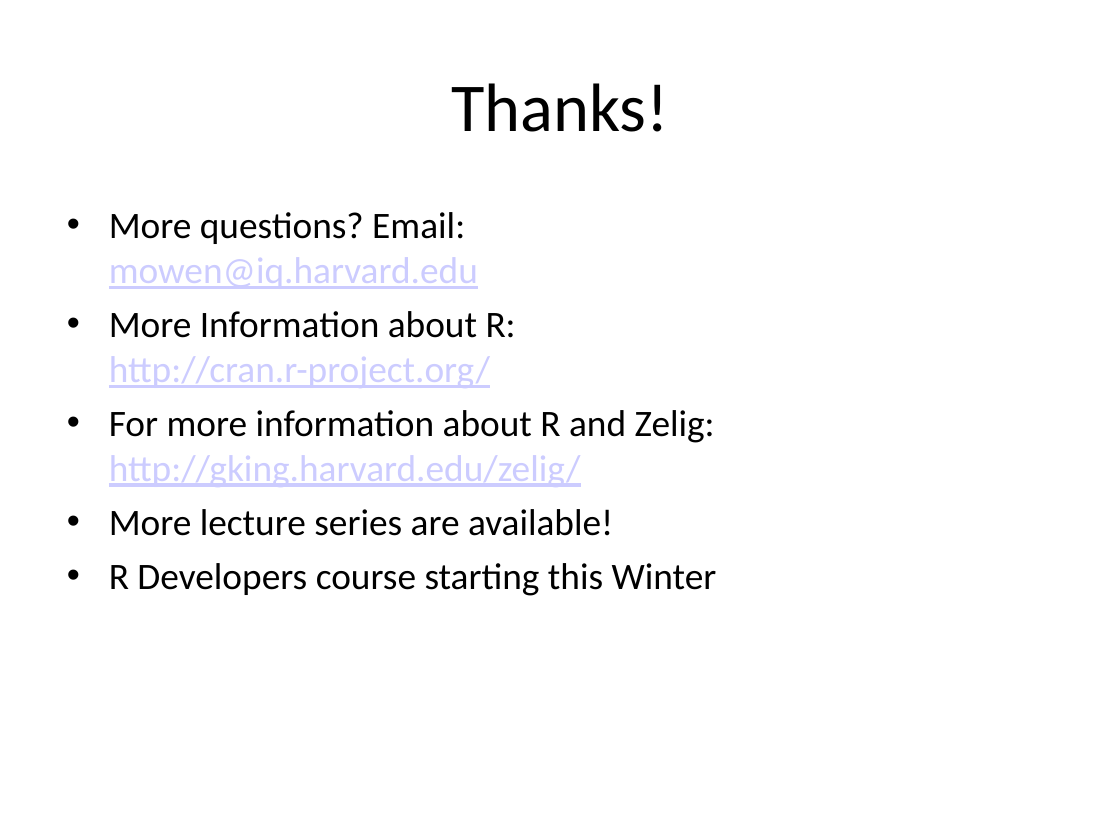
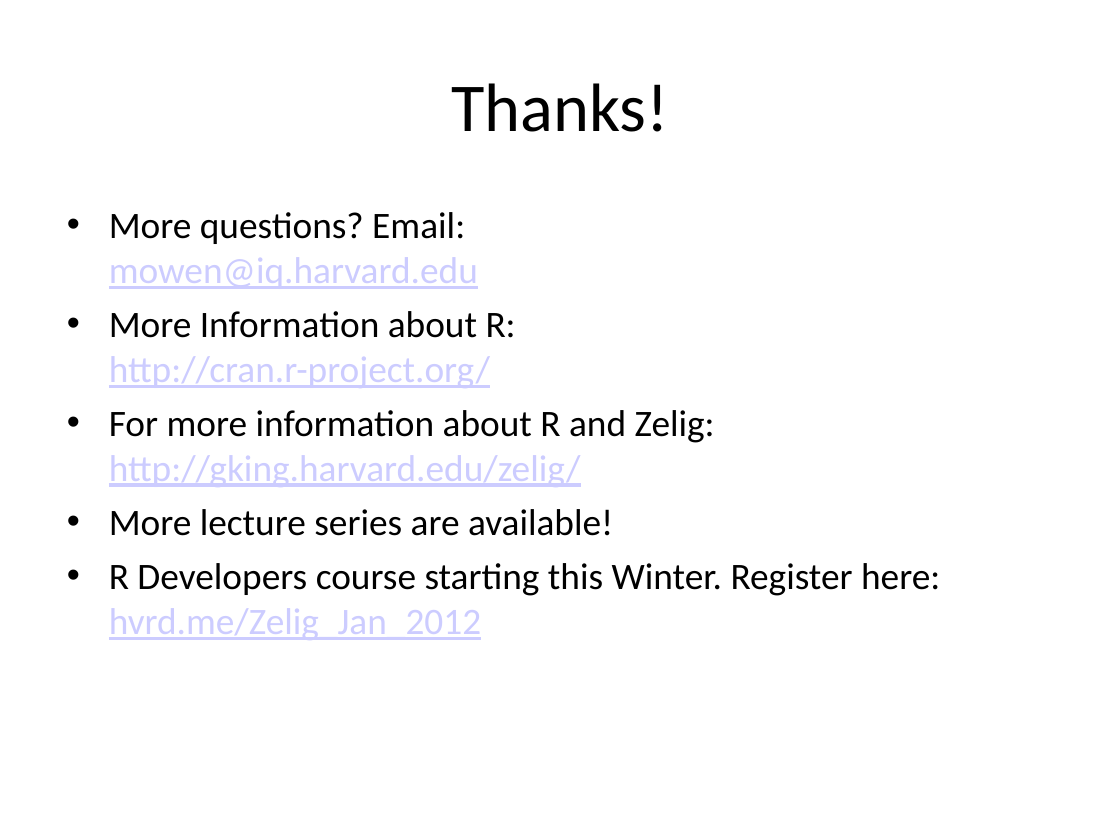
Before and after one commit to IQSS/Zelig4-Documentation, a slide deck: slide 112 of R-and-Stastics/R and Statistics.pptx (slide 114 before the commit). Drawn at 1120x840 pixels with LibreOffice and Linux fonts; fonts in the diff are those of the drawing. Boxes give left, top, right and bottom in pixels: in the first picture for what was removed or moved away, otherwise in the second. Text is boxed around its words. In the diff, an @@ line names an element or a change of style, - is before the commit and + after.

```diff
--- a/R-and-Stastics/R and Statistics.pptx
+++ b/R-and-Stastics/R and Statistics.pptx
@@ text at (109, 563, 940, 640): text changed @@
-• R Developers course starting this Winter
+• R Developers course starting this Winter. Register here:
+  hvrd.me/Zelig_Jan_2012
```
Also in this commit, not shown: 16 other slides changed, 2 slides added, 4 slides removed, 2 other files.
